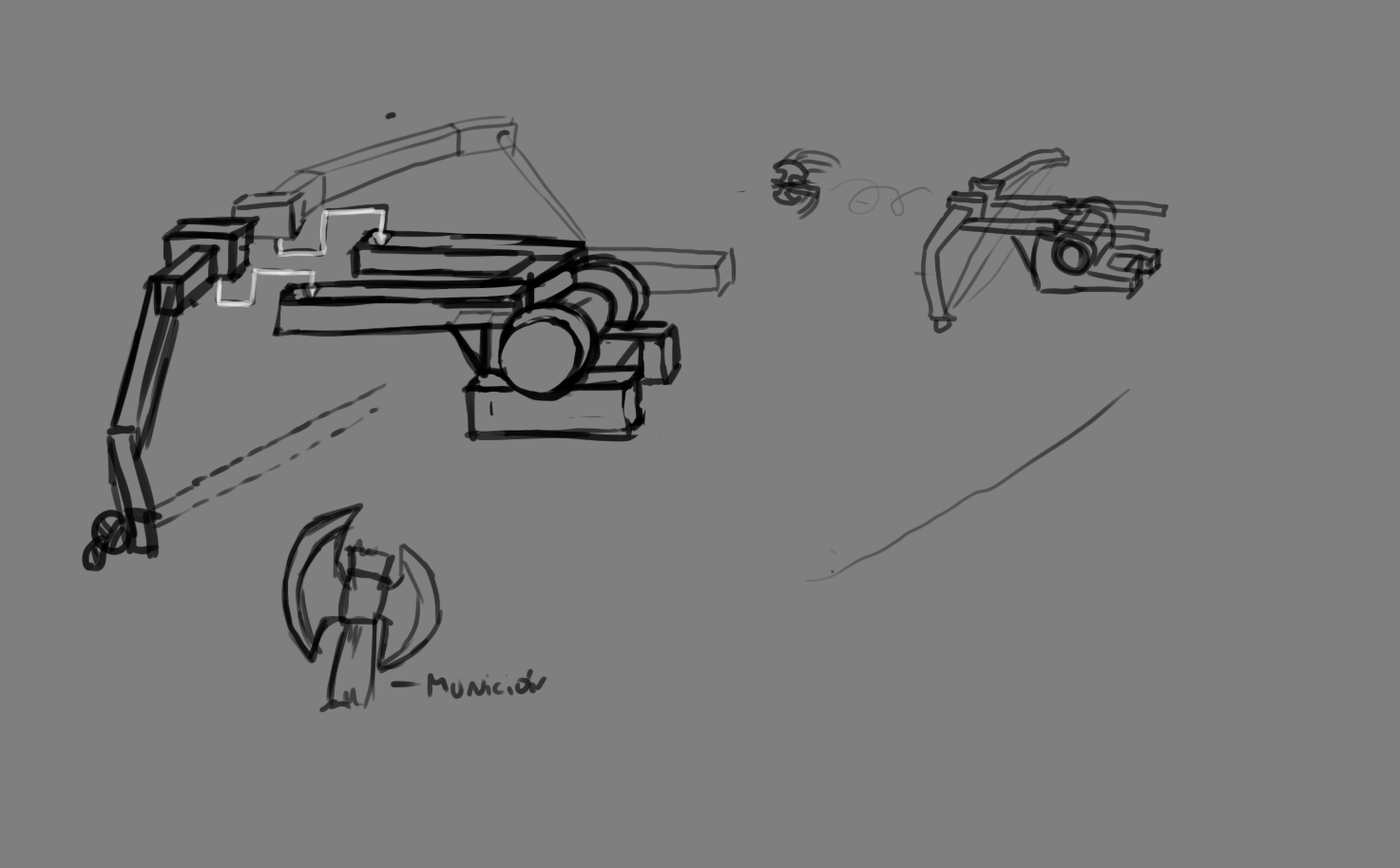
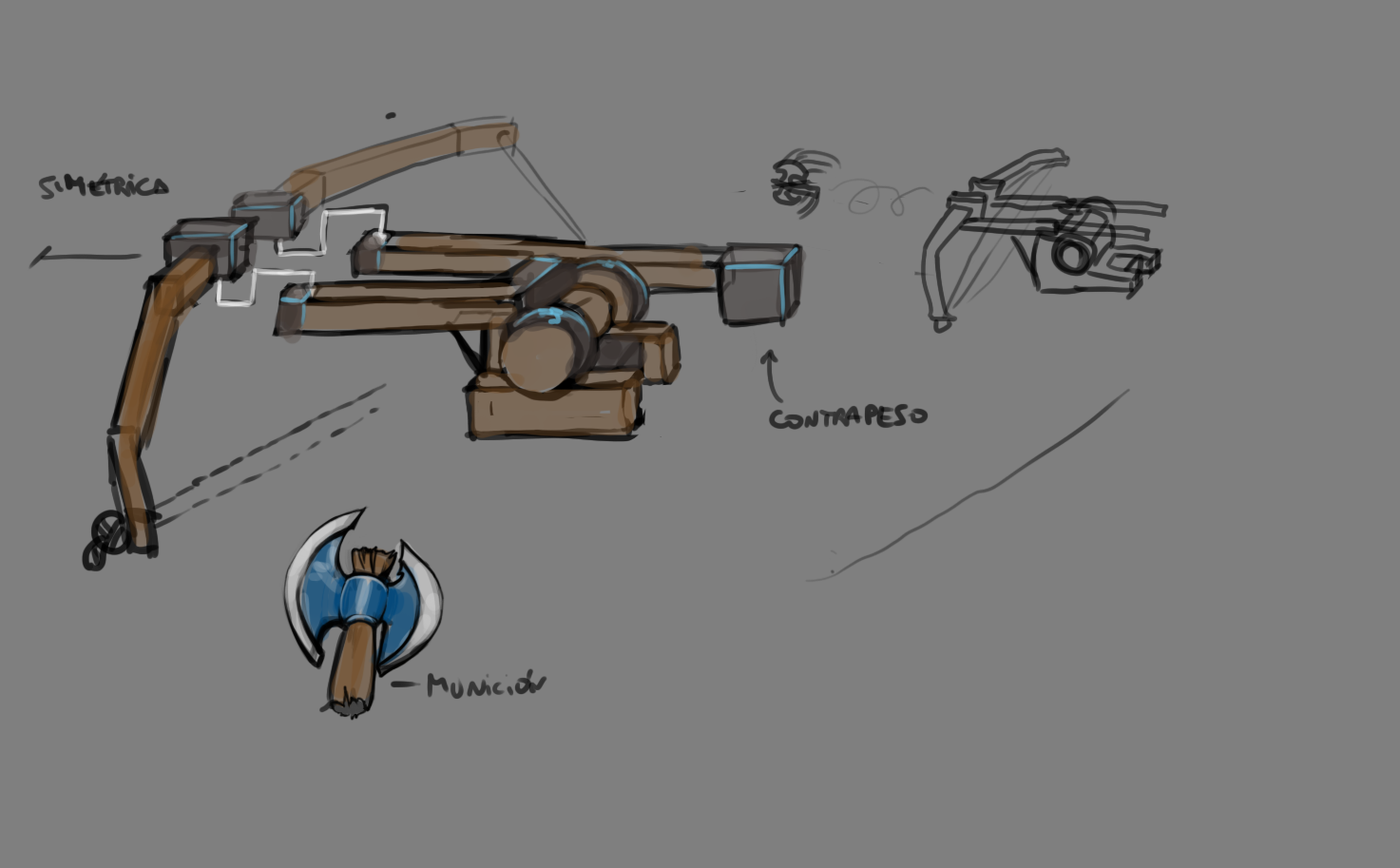
Revision of a layered (1400, 868) image; what changed, layer by layer:
removed layer "Layer 1" over [80,121,929,714]
added layer "Layer 3" above "Layer 2" over [164,189,809,721]
added layer "Layer 2" above "Background" over [28,121,929,714]
